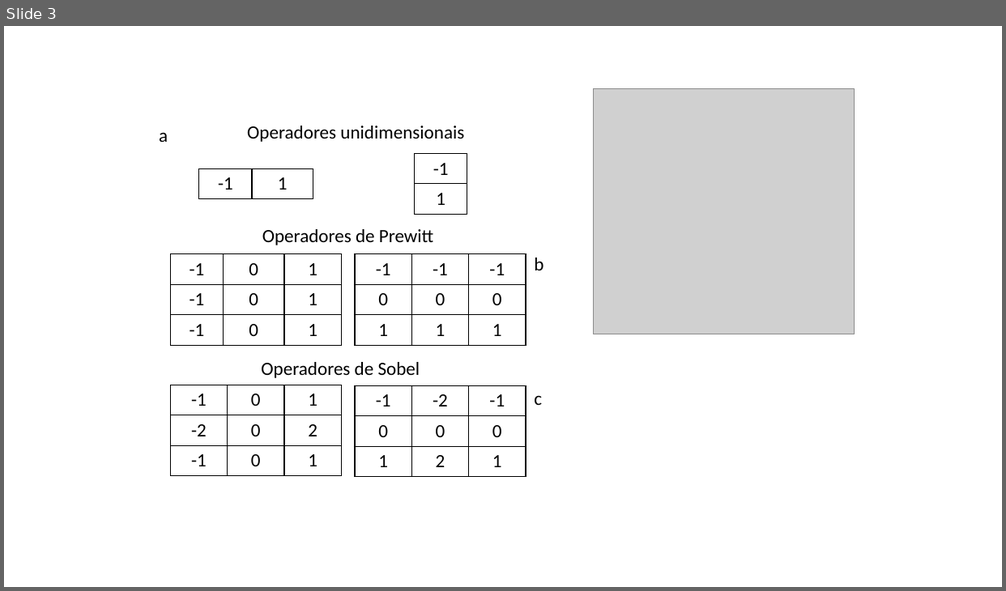
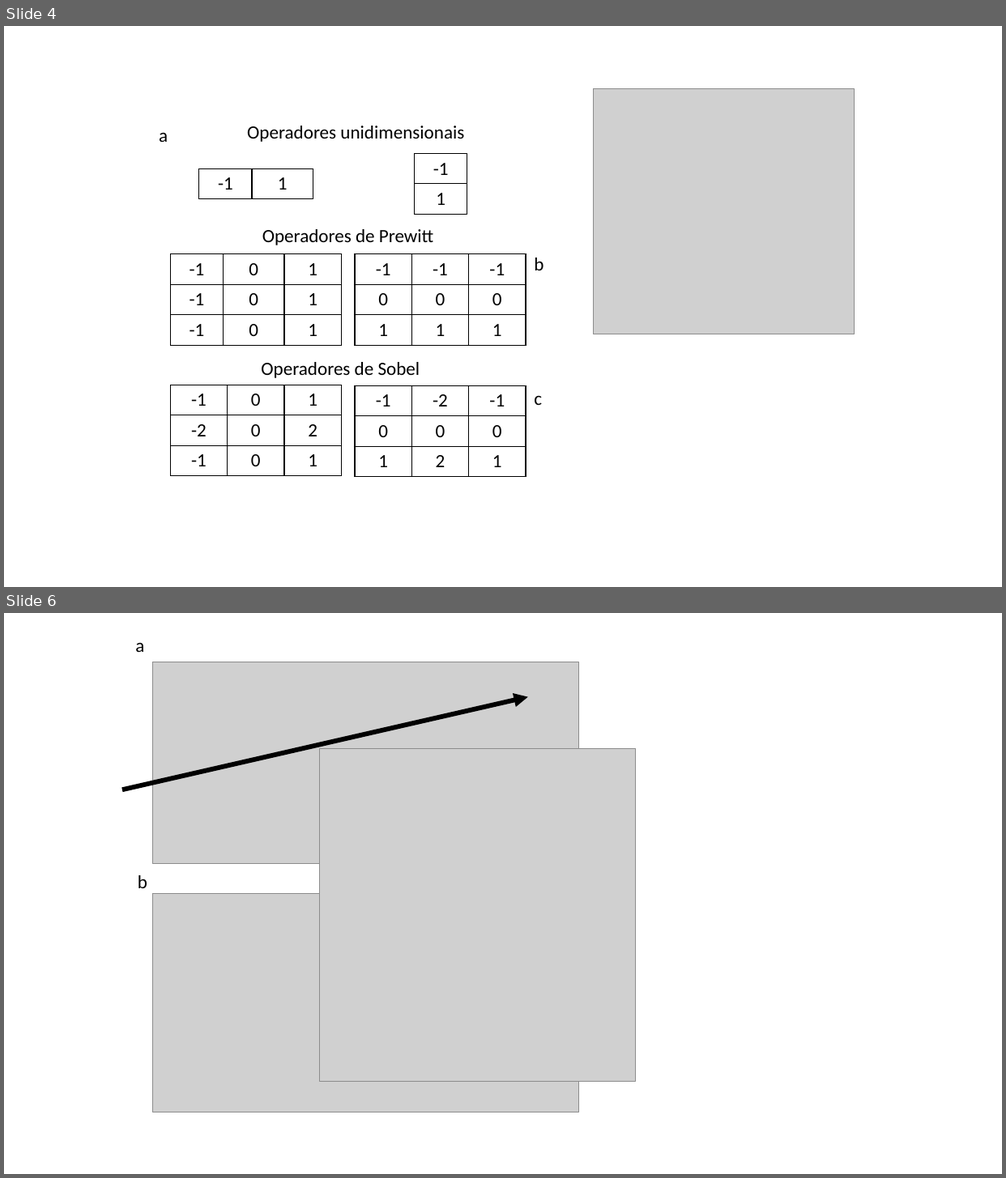
Before and after one commit to JJader/Deteccao_Borda, a slide deck: Documentacao/Artigo/Nova pasta (2)/img/Apresentação1.pptx. Shown one above the other, each under a label of ours: slide 3 before the commit, slides 4 and 6 after it; the slides between them are not shown. The pictures are 1006x591 and 1006x1178 pixels, drawn with LibreOffice and Linux fonts; fonts in the diff are those of the drawing; grey boxes stand for pictures. Boxes give left, top, right and bottom in pixels: in the first picture for what was removed or moved away, otherwise in the second. Text is boxed around its words. In the diff, an @@ line names an element or a change of style, - is before the commit and + after.

```diff
--- a/Documentacao/Artigo/Nova pasta (2)/img/Apresentação1.pptx
+++ b/Documentacao/Artigo/Nova pasta (2)/img/Apresentação1.pptx
@@ slide 6 added at [4,613,1002,1174], background #FFFFFF @@
@@ text added at [135,642,144,652], 18 pt, text #000000 @@
+a
@@ picture added at [152,662,579,864] @@
@@ arrow added from (122, 790) to (528, 697), #000000 4.5 pt @@
@@ picture added at [320,748,636,1082] @@
@@ text added at [138,875,147,888], 18 pt, text #000000 @@
+b
@@ picture added at [152,894,579,1112] @@
@@ what was slide 3 is now slide 4 @@
```
Also in this commit, not shown: 3 slides changed, 4 other slides added, 16 other files.
